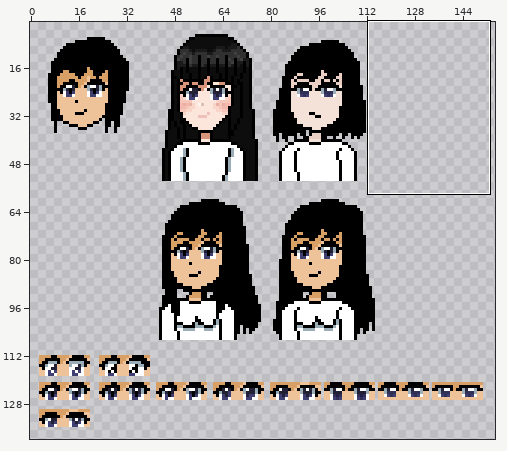
One commit to this pixel-art file: anime/anime-8bit/new/painting-sandbox/sah2-n.ase. Above: a wide view before the commit, with the close-up outlined.
Close-up. Before the edit:
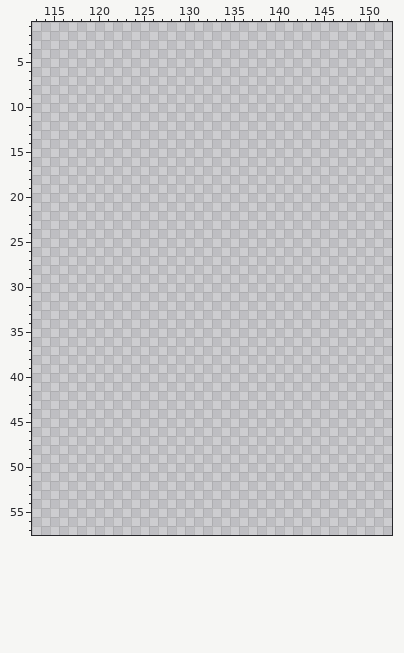
160x144 pixels, 1 frame. Colours within 5 levels of each other are drawn and written as one. Shown: x 113..152, y 1..57. The old version is drawn lined up with the new one. The wide view leaves out empty margins.
The same view after the edit:
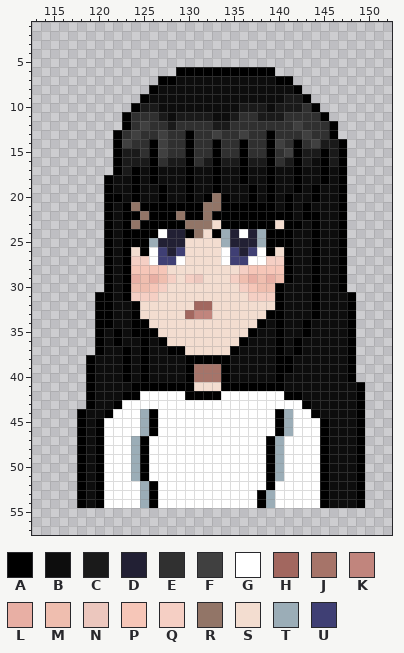
Palette (. is transparent): A #000000  B #0d0d0d  C #1a1a1a  D #222034  E #303030  F #404040  G #ffffff  H #a2675f  J #a67469  K #c1857d  L #e8afa4  M #efbeaf  N #ecc7be  P #f6c6b8  Q #f5cfc4  R #927567  S #f3ddd0  T #9badb7  U #3f3f74
Difference:
drawings rearranged on the sheet (the old picture shows each at its new place; 2 dropped ones are not shown)
@@ x 113..152 @@
  5 ........................................
- 6 ........................................
- 7 ........................................
- 8 ........................................
- 9 ........................................
-10 ........................................
-11 ........................................
-12 ........................................
-13 ........................................
-14 ........................................
-15 ........................................
-16 ........................................
-17 ........................................
-18 ........................................
-19 ........................................
-20 ........................................
-21 ........................................
-22 ........................................
-23 ........................................
-24 ........................................
-25 ........................................
-26 ........................................
-27 ........................................
-28 ........................................
-29 ........................................
-30 ........................................
-31 ........................................
-32 ........................................
-33 ........................................
-34 ........................................
-35 ........................................
-36 ........................................
-37 ........................................
-38 ........................................
-39 ........................................
-40 ........................................
-41 ........................................
-42 ........................................
-43 ........................................
-44 ........................................
-45 ........................................
-46 ........................................
-47 ........................................
-48 ........................................
-49 ........................................
-50 ........................................
-51 ........................................
-52 ........................................
-53 ........................................
-54 ........................................
+ 6 ................AAAAAAAAAAA.............
+ 7 ..............AABBBBBBBBBBBAA...........
+ 8 .............ABBBBBBBBBBBBBBBA..........
+ 9 ............ABBBBBBBBBBBBBBBCCA.........
+10 ...........ACCBBBBBBBBBCCCBCCCEA........
+11 ..........AEEECBCCCCBBCEECCCEEEEA.......
+12 ..........AEFEECEEEECCEEEEEEEFEEEA......
+13 .........AEFEEFEEAEEFEEFEEAEEEFEEA......
+14 .........AFEEAFEEAEEAEEAEEAFEAEFCCA.....
+15 .........ACCEAFEEAEEAEEAEEAEFACCACA.....
+16 .........ACCCAECCAECACCACCAECACBACA.....
+17 .........ACABABBBABBABBABBABBABBABA.....
+18 ........ABBABABBBABBABBABBABBABBABA.....
+19 ........ABBABBABBABBABBBABABBABABBA.....
+20 ........AABABBABBABARABBABABABBABBA.....
+21 ........ABARAAAAAAARRAAAAAABABABBBA.....
+22 ........ABAARAAARAARAAAAAAAAABAABBA.....
+23 ........ABARAAAAARRRSAAAAAASAABABBA.....
+24 ........ABAAAAGDDARSATDGDTAAABBABBA.....
+25 ........ABAAATDDDSSSSTDDDTAAABBABBA.....
+26 ........ABASAGUDUSSSSGUDUGASABBABBA.....
+27 ........ABAQQGUUGSSSSGUUGGQQABBABBA.....
+28 ........ABAPPPPSSSSSSSSQPPPPABBABBA.....
+29 ........ABALMLMQSQNSSSQMLMLMABBABBA.....
+30 ........ABAMMPQSSSSSSSSQPMMABBBABBA.....
+31 .......AABAQQQSSSSSSSSSSQQQABBBABBBA....
+32 .......AABBASSSSSSHHSSSSSSSABBBABBBA....
+33 .......AABBASSSSSHKKSSSSSSAABBBABBBA....
+34 .......AABBAASSSSSSSSSSSSABABBABBBBA....
+35 .......ABABAAASSSSSSSSSSABBABBABBBBA....
+36 .......ABABBABASSSSSSSSABBBABABBBBBA....
+37 .......ABBABABBAASSSSSABBBBABABBBBBA....
+38 ......ABBBABABBBBAAAAABBBBBAABBBBBBA....
+39 ......ABBBABABBBBAJJJABBBBBAABBBBBBA....
+40 ......ABBBABABBBBAJJJABBBBBABBBBBBBA....
+41 ......ABBBBAAAAAAASSSAAAAAAABBBBBBBBA...
+42 ......ABBBAAGGGGGAAAAGGGGGGGAABBBBBBA...
+43 ......ABBAGGGGGGGGGGGGGGGGGGGGABBBBBA...
+44 .....ABBAGGGTAGGGGGGGGGGGGGATGGABBBBA...
+45 .....ABAGGGGTAGGGGGGGGGGGGGATGGGABBBA...
+46 .....ABAGGGGTAGGGGGGGGGGGGGATGGGABBBA...
+47 .....ABAGGGTAGGGGGGGGGGGGGATGGGGABBBA...
+48 .....ABAGGGTAGGGGGGGGGGGGGATGGGGABBBA...
+49 .....ABAGGGTAGGGGGGGGGGGGGATGGGGABBBA...
+50 .....ABAGGGTAGGGGGGGGGGGGGATGGGGABBBA...
+51 .....ABAGGGTAGGGGGGGGGGGGGATGGGGABBBA...
+52 .....ABAGGGGTAGGGGGGGGGGGGAGGGGGABBBA...
+53 .....ABAGGGGTAGGGGGGGGGGGATGGGGGABBBA...
+54 .....ABAGGGGTAGGGGGGGGGGGATGGGGGABBBA...
 55 ........................................
Pixel boxes of the changes (left, top, right, bottom) in both close-ups:
added: (77, 67, 365, 508)
